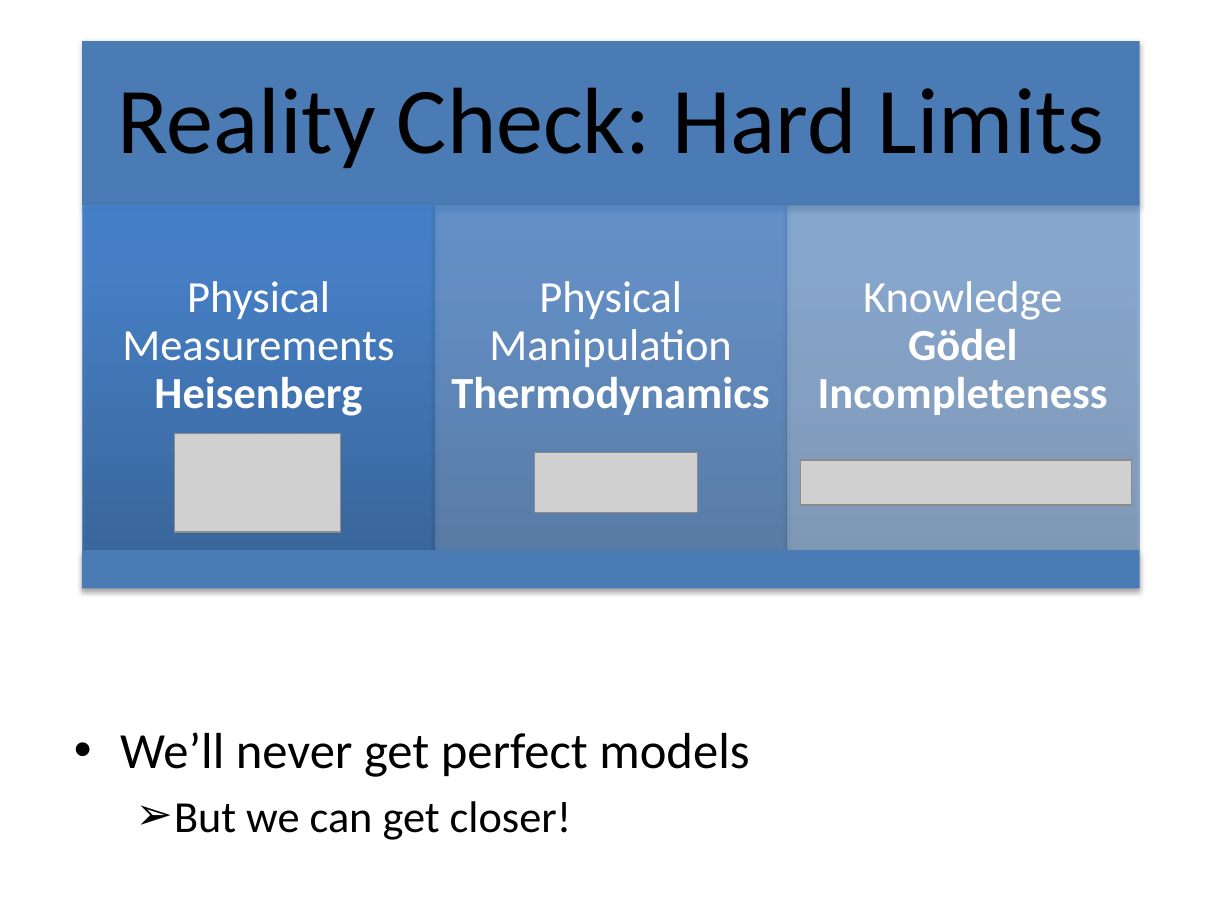
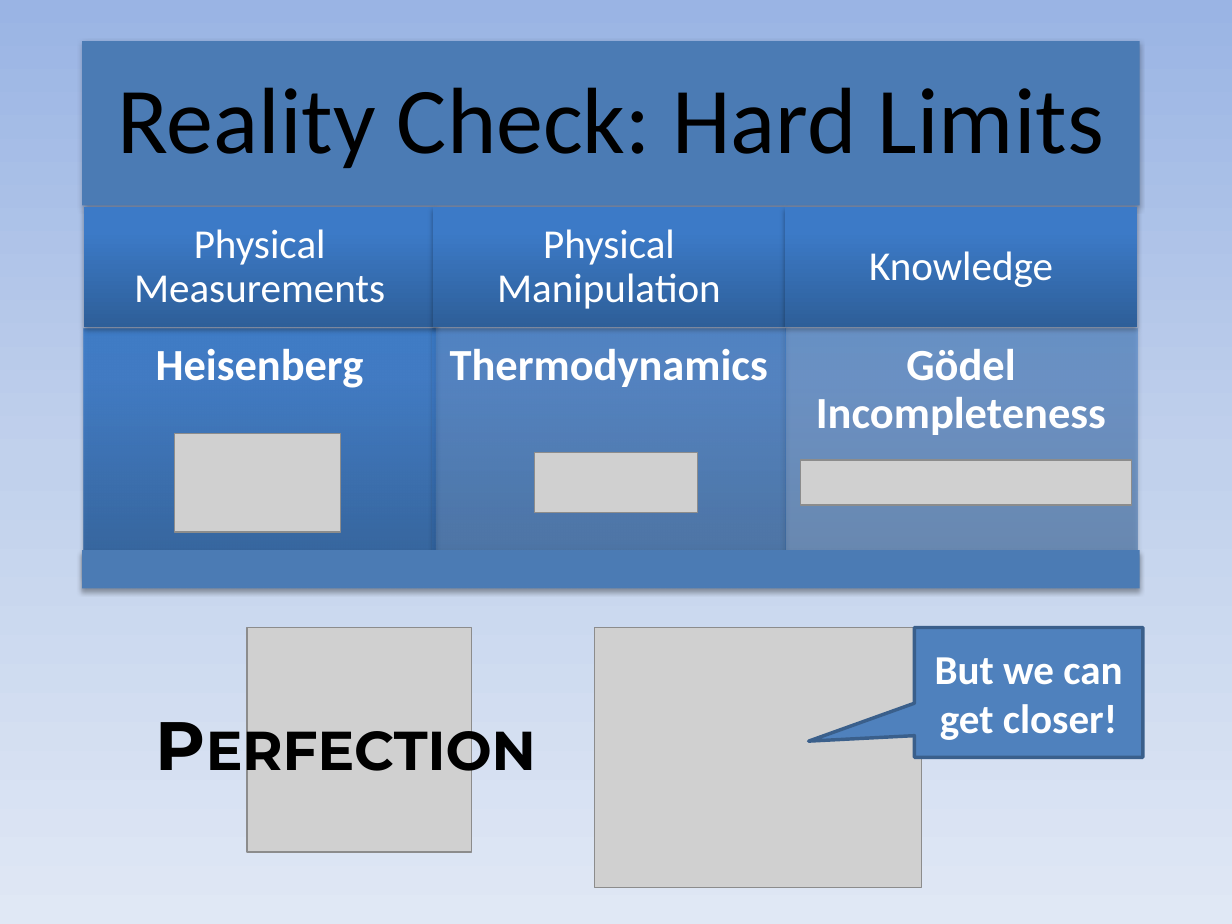
Before and after one commit to dhutchis/ModelTalk, a slide deck: slide 4 of ModelTalk.pptx (slide 5 before the commit). Drawn at 1232x924 pixels with LibreOffice and Linux fonts; fonts in the diff are those of the drawing; grey boxes stand for pictures. Boxes give left, top, right and bottom in pixels: in the first picture for what was removed or moved away, otherwise in the second. Text is boxed around its words. In the diff, an @@ line names an element or a change of style, - is before the commit and + after.

```diff
--- a/ModelTalk.pptx
+++ b/ModelTalk.pptx
@@ background #FFFFFF to gradient #9AB5E4 to #C2D1ED to #E1E8F5 @@
@@ rectangle added at (84, 207, 436, 326), fill gradient #2F5F99 to #3D7CC7 to #3A7CCB @@
@@ rectangle added at (432, 207, 785, 326), fill gradient #2F5F99 to #3D7CC7 to #3A7CCB @@
@@ rectangle added at (785, 207, 1137, 326), fill gradient #2F5F99 to #3D7CC7 to #3A7CCB @@
@@ text at (134, 229, 385, 303): text changed; size 26 to 24 pt @@
-Physical Measurements
-Heisenberg
+Physical Measurements
@@ text at (497, 229, 721, 309): text changed; size 26 to 24 pt @@
-Physical Manipulation
-Thermodynamics
+Physical Manipulation
@@ text added at (869, 251, 1053, 287), 24 pt, text #FFFFFF @@
+Knowledge
@@ rectangle: place and size @@
-rectangle at (83, 206, 435, 551)
+rectangle at (84, 329, 436, 577)
@@ rectangle: place and size @@
-rectangle at (435, 206, 787, 551)
+rectangle at (432, 329, 785, 577)
@@ text "Gödel Incompleteness" at (816, 349, 1106, 435): vertical alignment middle to top @@
@@ rectangle: place and size @@
-rectangle at (787, 206, 1140, 551)
+rectangle at (785, 329, 1137, 577)
@@ text added at (156, 349, 364, 388), 26 pt, text #FFFFFF, bold @@
+Heisenberg
@@ text added at (450, 349, 768, 387), 26 pt, text #FFFFFF, bold @@
+Thermodynamics
@@ text at (816, 349, 1106, 435): text changed @@
-Knowledge
-Gödel Incompleteness
+Gödel Incompleteness
@@ picture added at (246, 627, 471, 851) @@
@@ picture added at (595, 627, 922, 887) @@
@@ speech box added at (914, 627, 1142, 756), fill #4F81BD, outline #3A5F8C 2 pt, 24 pt, text #FFFFFF, bold @@
+But we can get closer!
@@ text added at (144, 696, 575, 791), 40 pt, text #000000, bold, small capitals @@
+Perfection
@@ text removed at (120, 732, 749, 840) @@
-• We’ll never get perfect models
-  ➢ But we can get closer!
```
Also in this commit, not shown: 12 other slides changed, 2 slides added, 2 slides removed.
